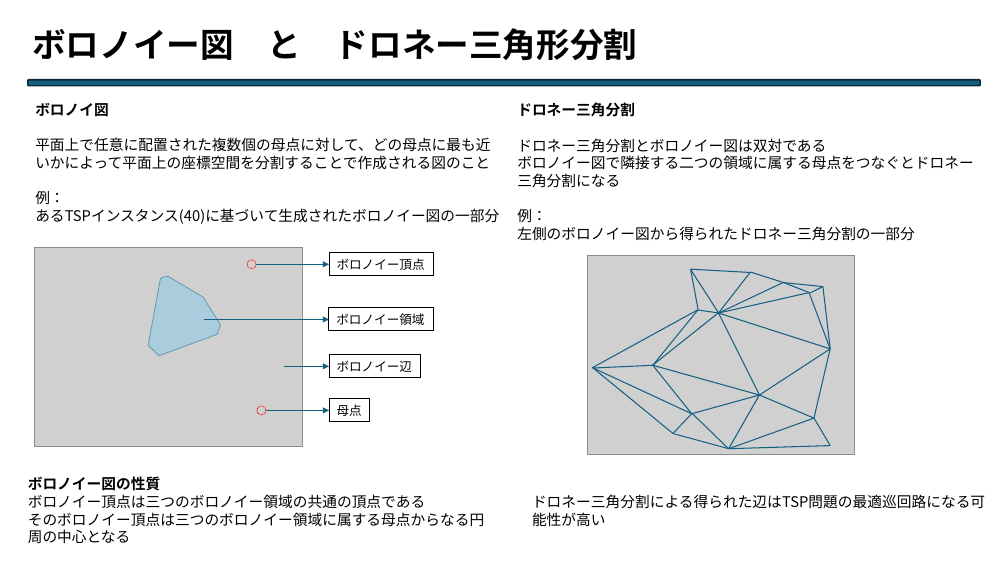
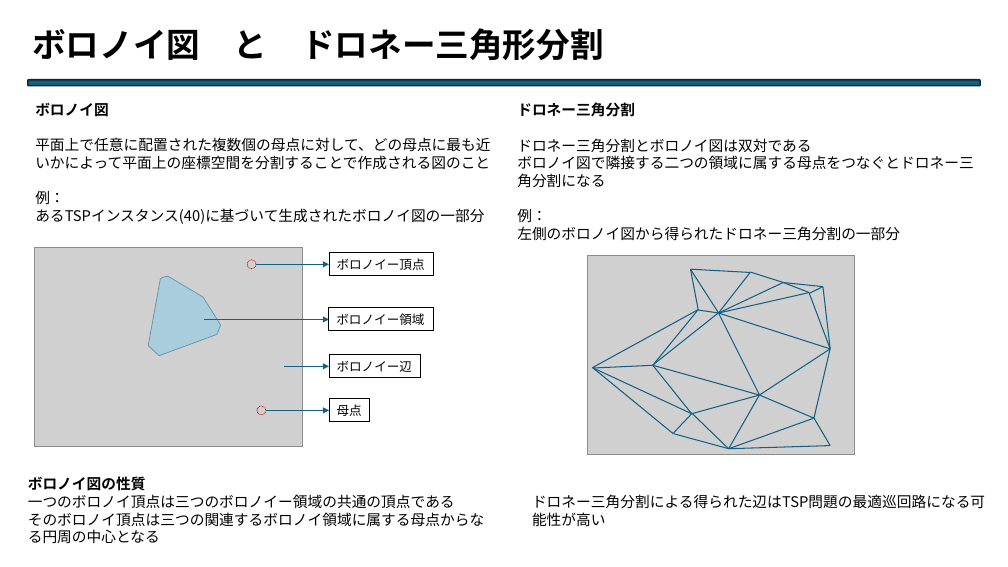
Before and after one commit to Legolas9999/chuukann, a slide deck: slide 5 of 中期.pptx. Drawn at 1008x567 pixels with LibreOffice and Linux fonts; fonts in the diff are those of the drawing; grey boxes stand for pictures. Boxes give left, top, right and bottom in pixels: in the first picture for what was removed or moved away, otherwise in the second. Text is boxed around its words. In the diff, an @@ line names an element or a change of style, - is before the commit and + after.

```diff
--- a/中期.pptx
+++ b/中期.pptx
@@ text at <box>32,28,603,60</box>: text changed @@
-ボロノイー図 と ドロネー三角形分割
+ボロノイ図 と ドロネー三角形分割
@@ text at <box>517,138,973,188</box>: text changed @@
-ドロネー三角分割とボロノイー図は双対である
-ボロノイー図で隣接する二つの領域に属する母点をつなぐとドロネー三角分割になる
+ドロネー三角分割とボロノイ図は双対である
+ボロノイ図で隣接する二つの領域に属する母点をつなぐとドロネー三角分割になる
@@ text at <box>35,208,484,224</box>: text changed @@
-あるTSPインスタンス(40)に基づいて生成されたボロノイー図の一部分
+あるTSPインスタンス(40)に基づいて生成されたボロノイ図の一部分
@@ text at <box>517,226,900,241</box>: text changed @@
-左側のボロノイー図から得られたドロネー三角分割の一部分
+左側のボロノイ図から得られたドロネー三角分割の一部分
@@ text at <box>28,476,484,544</box>: text changed @@
-ボロノイー図の性質
-ボロノイー頂点は三つのボロノイー領域の共通の頂点である
-そのボロノイー頂点は三つのボロノイー領域に属する母点からなる円周の中心となる
+ボロノイ図の性質
+一つのボロノイ頂点は三つのボロノイー領域の共通の頂点である
+そのボロノイ頂点は三つの関連するボロノイ領域に属する母点からなる円周の中心となる
```
Also in this commit, not shown: 2 other slides changed, 1 other file.
